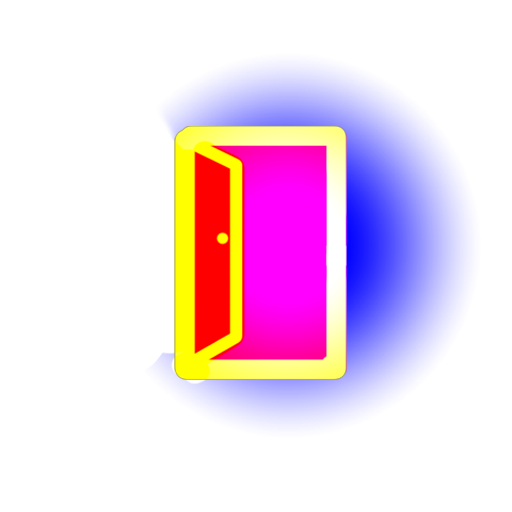
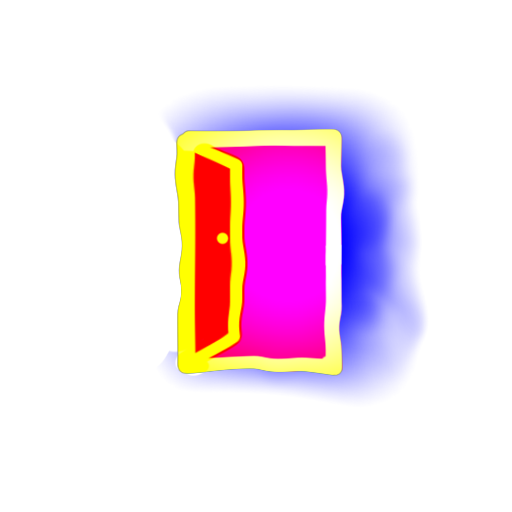
Before/after of a 512×512 layered artwork. What changed in the layer stack:
added layer "viewport_mask копия" above "viewport_mask" over (x1=156, y1=85, x2=429, y2=408)
hid group "viewport_mask" (3 layers) over (x1=145, y1=55, x2=479, y2=436)
